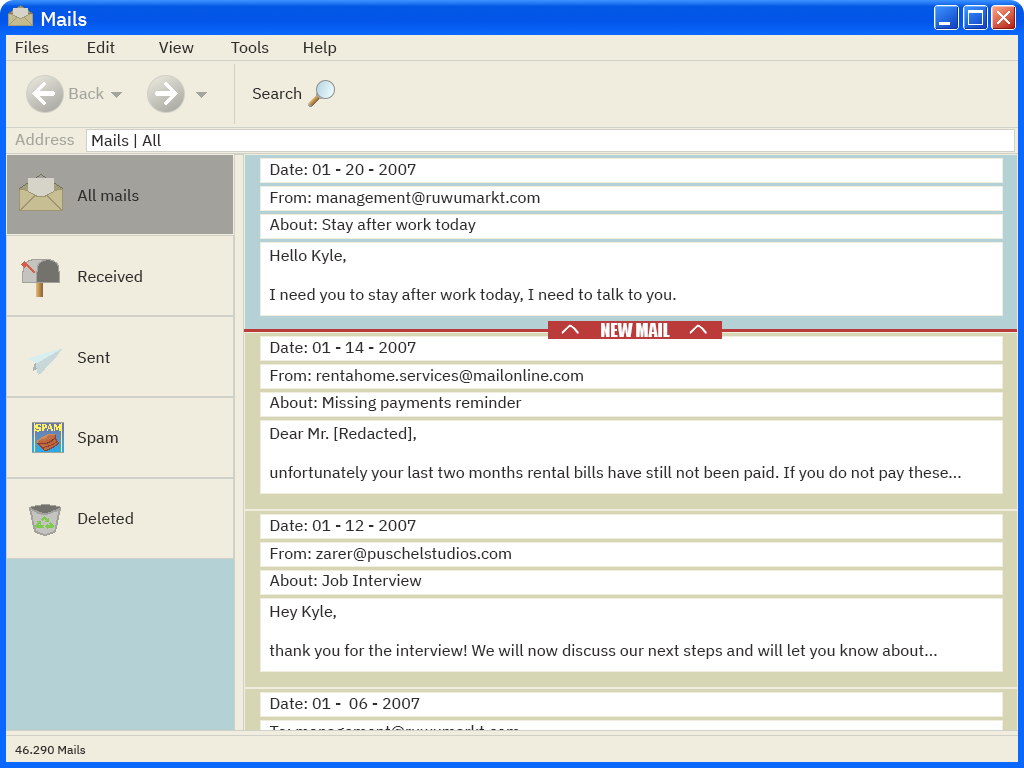
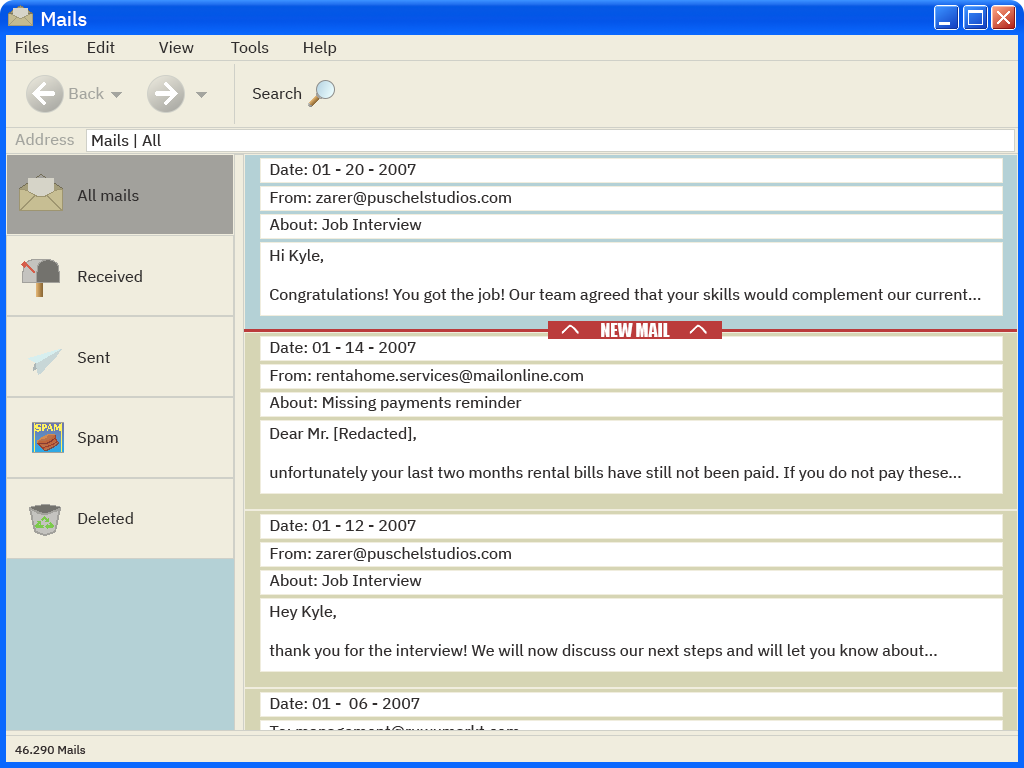
The second 1024 x 768 image is a revision of the first. Changes to its layers:
painted on "Verlaufsfüllung 1" over (x1=32, y1=434, x2=59, y2=443)
painted on "Rechteck 1 Kopie 2" over (x1=936, y1=8, x2=957, y2=28)
painted on "Rechteck 1 Kopie" over (x1=965, y1=7, x2=986, y2=28)
painted on "Rechteck 1" (7th of 7, in "Inbox" › "Close") over (x1=994, y1=9, x2=1014, y2=28)
painted on "WindowRim" (2nd of 2, in "Inbox") over (x1=0, y1=2, x2=1024, y2=754)
hid group "Mail Bad" (9 layers) over (x1=269, y1=164, x2=981, y2=303)
showed group "Mail Good" (9 layers) over (x1=269, y1=164, x2=981, y2=303)
